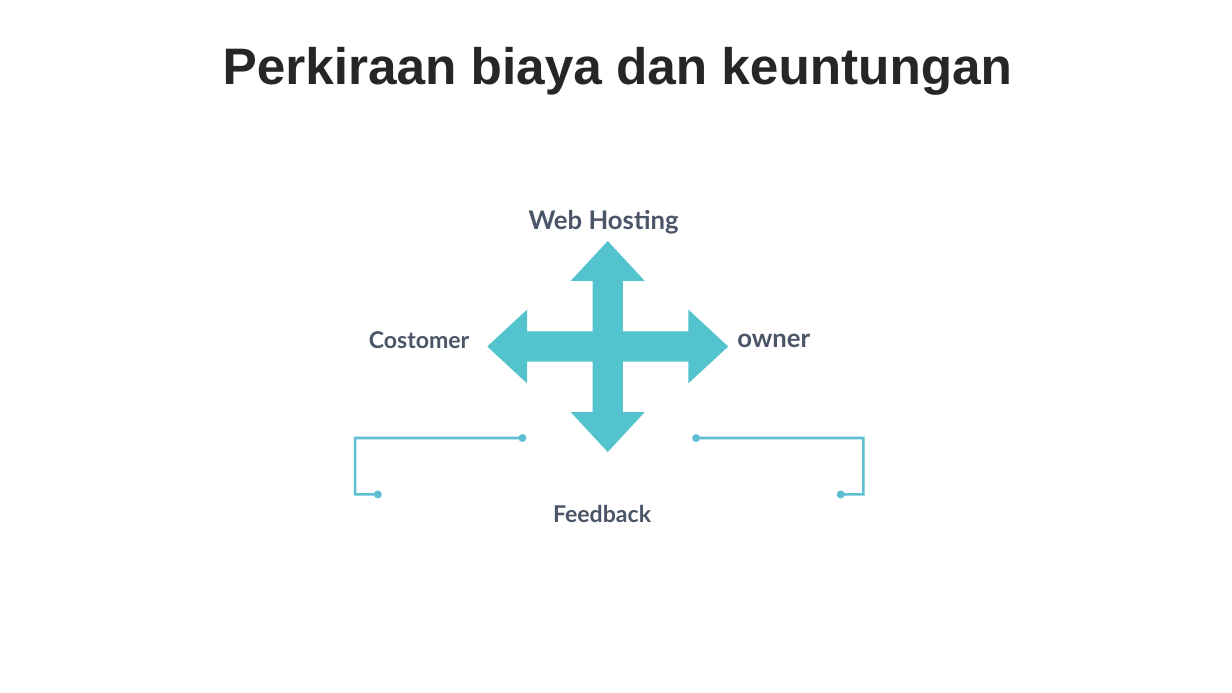
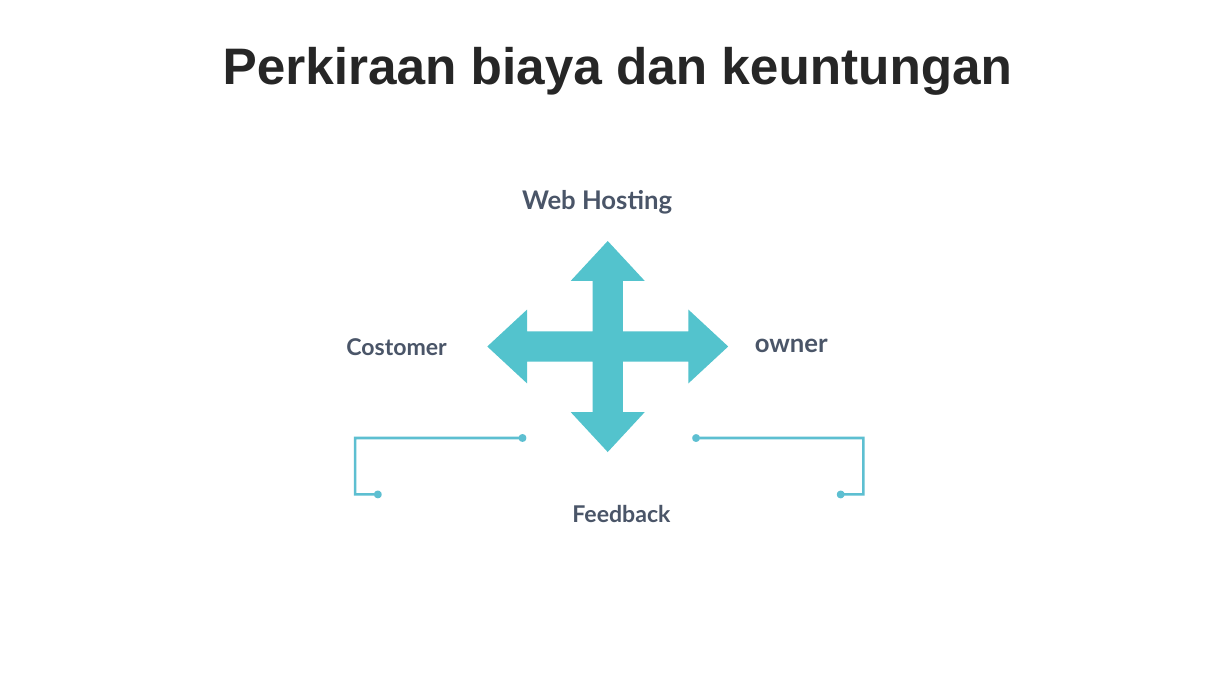
Before and after one commit to sahrul1610/Proyek1, a slide deck: slide 9 of Kelompok Proyek.pptx (slide 6 before the commit). Drawn at 1232x693 pixels with LibreOffice and Linux fonts; fonts in the diff are those of the drawing. Boxes give left, top, right and bottom in pixels: in the first picture for what was removed or moved away, otherwise in the second. Text is boxed around its words. In the diff, an @@ line names an element or a change of style, - is before the commit and + after.

```diff
--- a/Kelompok Proyek.pptx
+++ b/Kelompok Proyek.pptx
@@ text "Web Hosting": place and size @@
-text "Web Hosting" at [529,210,679,234]
+text "Web Hosting" at [522,190,672,214]
@@ text "Costomer": place and size @@
-text "Costomer" at [369,331,469,348]
+text "Costomer" at [346,338,446,355]
@@ text "owner": place and size @@
-text "owner" at [737,333,810,347]
+text "owner" at [755,338,828,352]
@@ text "Feedback": place and size @@
-text "Feedback" at [553,505,651,522]
+text "Feedback" at [572,505,670,522]
```
Also in this commit, not shown: 3 other slides changed, 5 slides added.
